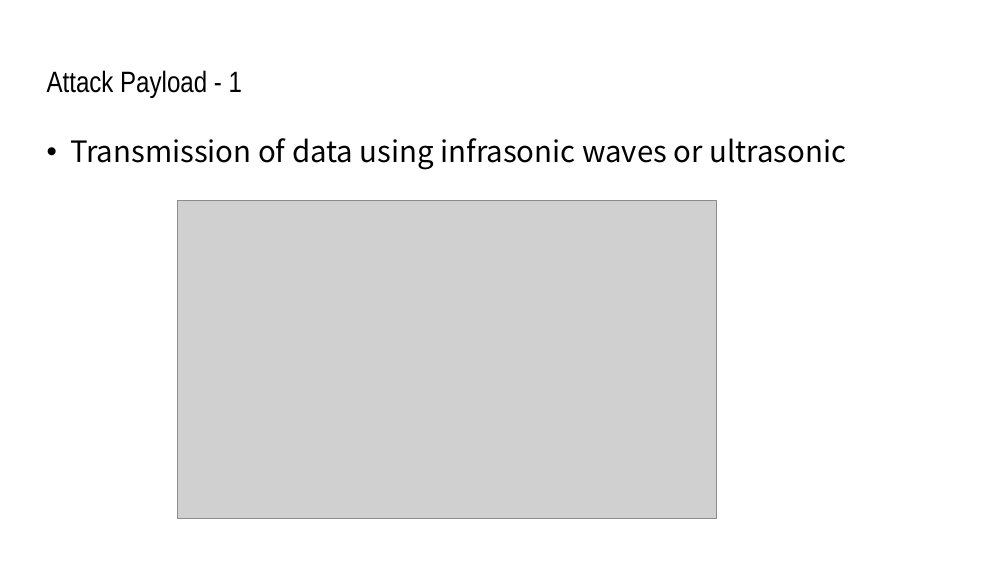
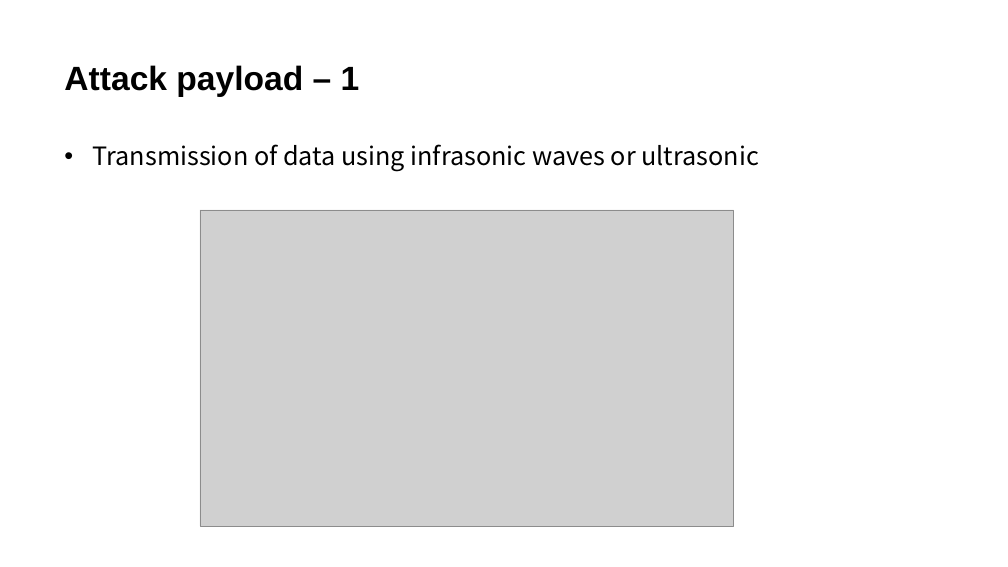
Before and after one commit to JcQSteven/GhostTunnel, a slide deck: slide 6 of Ghost Tunnel.pptx. Drawn at 1008x567 pixels with LibreOffice and Linux fonts; fonts in the diff are those of the drawing; grey boxes stand for pictures. Boxes give left, top, right and bottom in pixels: in the first picture for what was removed or moved away, otherwise in the second. Text is boxed around its words. In the diff, an @@ line names an element or a change of style, - is before the commit and + after.

```diff
--- a/Ghost Tunnel.pptx
+++ b/Ghost Tunnel.pptx
@@ text at (47,70,242,97): paragraph removed @@
-Attack Payload - 1
@@ text added at (64,65,360,97), 32 pt, text #000000, bold @@
+Attack payload – 1
@@ text "Transmission of data using infrasonic ...": place and size @@
-text "Transmission of data using infrasonic ..." at (47,70,847,170)
+text "Transmission of data using infrasonic ..." at (93,144,758,172)
@@ text "Transmission of data using infrasonic ..." at (93,144,758,172): size 28 to 24 pt; indent changed; more space between paragraphs @@
@@ picture: place and size @@
-picture at (178,200,716,519)
+picture at (200,210,734,526)
```
Also in this commit, not shown: 17 other slides changed, 3 slides added, 4 slides removed.
